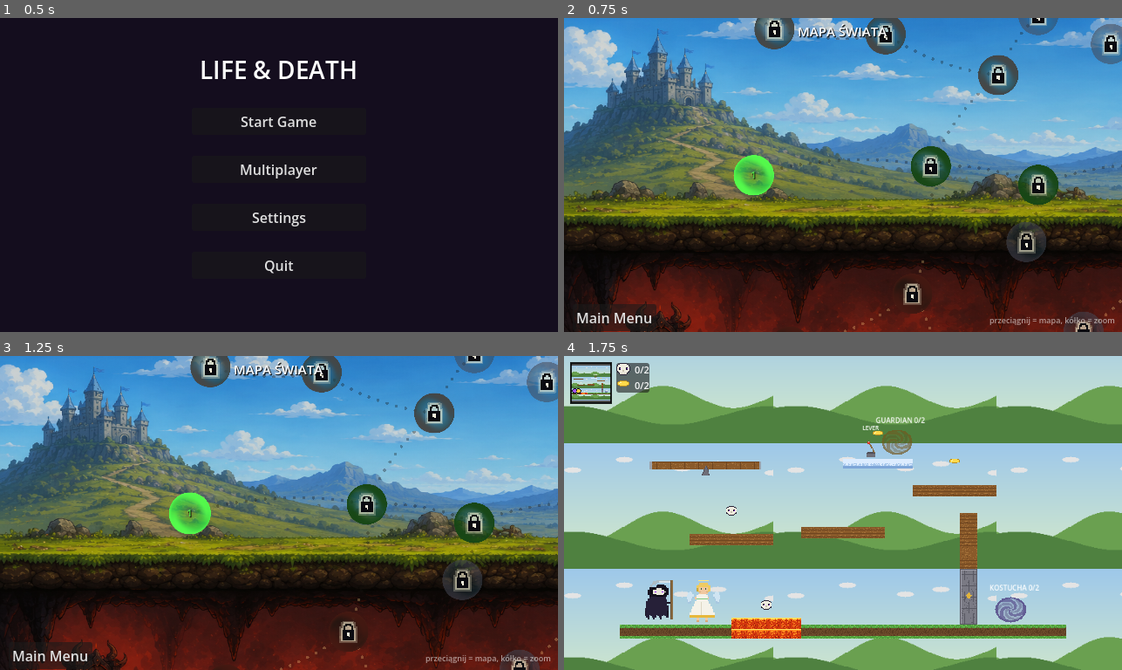
Above: before the commit, frames 1-4 (two rows, left to right).
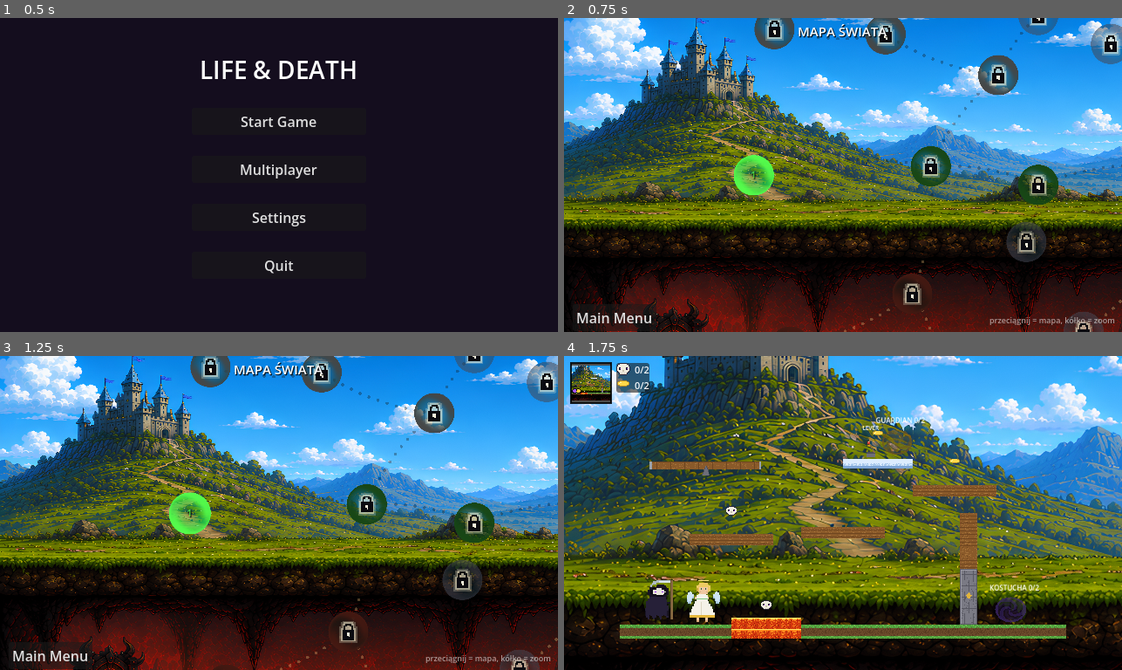
Above: after the commit, the same moments.

Repository: mionsek/life-death
Game: Godot game, scene res://scenes/ui/MainMenu.tscn
The game is run twice, just before and just after one commit, with the same random seed, the same clock (stepped at 60 frames per second) and the same inputs.
Inputs:
- Up to frame 1 (0.5 s): no input
- Up to frame 2 (0.75 s): click "Start Game" at 0.5 s
- Up to frame 3 (1.25 s): no input
- Up to frame 4 (1.75 s): click "1" at 1.25 s

Frame 1 is identical in both runs. In frame 2, 68% of the frame differs, in the area x 0-100%, y 0-100%; in frame 3, 68%; in frame 4, 91%.

Commit message:
feat: level backdrops as zoomed crops of the world map (016)
- level_base._setup_background() swaps each level's flat backdrop for an
  AtlasTexture crop of bg1.png centered on the level's LEVEL_GRAPH position,
  so Earth levels get the hill/castle slice, Heaven gets sky, Hell gets the
  red band. Works for WorldEnv (earth) and Bg (heaven/hell) nodes and also
  when a scene is launched directly via F6 (match by scene path); scenes
  without a graph entry keep their original background.
- BG_CROP_FRACTION (0.42) controls the zoom; crops scale with the image
  size, so bg1.png upgraded to 3072x2048 with no code changes.
- Original 1536x1024 image kept as art/bg1_old.png, outside game/ so it is
  not imported or shipped.
- ROADMAP: backlog entries for minimap polish and porting the second
  laptop's skulls+hearts collectibles; 015/016 session notes.

Co-Authored-By: Claude Fable 5 <noreply@anthropic.com>

Diff:
--- a/game/scripts/levels/level_base.gd
+++ b/game/scripts/levels/level_base.gd
@@ -2,6 +2,13 @@
 
 const MINIMAP_SCENE := preload("res://scenes/ui/Minimap.tscn")
 const COIN_HUD_SCENE := preload("res://scenes/ui/CoinHud.tscn")
+
+const WORLD_BG := preload("res://assets/background/bg1.png")
+# LEVEL_GRAPH positions live on this world-map canvas (see level_select.gd).
+const MAP_CANVAS_SIZE := Vector2(1280, 720)
+# Fraction of bg1's height covered by a level's backdrop crop — smaller means
+# a tighter zoom on the level's spot on the world map.
+const BG_CROP_FRACTION := 0.42
 
 # World-space size of this level; override in bigger scenes so the camera
 # limits and the minimap cover the full playfield.
@@ -22,6 +29,7 @@
 func _ready() -> void:
 	$TouchControls.set_player($Player)
 	$TouchControlsP2.set_player($Guardian)
+	_setup_background()
 	_setup_camera()
 	_setup_minimap()
 	_setup_multiplayer_authority()
@@ -29,6 +37,46 @@
 	_setup_collectibles.call_deferred()
 	if NetworkManager.state == NetworkManager.State.CONNECTED:
 		NetworkManager.peer_disconnected_in_game.connect(_on_peer_disconnected)
+
+
+# Swaps the scene's flat backdrop for a zoomed-in crop of the hand-drawn world
+# map (bg1.png), centered on this level's position on the map — each level is
+# visually anchored to the spot the player picked on the world map. Levels
+# without a backdrop node or a graph entry keep their original background.
+func _setup_background() -> void:
+	var bg: TextureRect = get_node_or_null("WorldEnv")
+	if bg == null:
+		bg = get_node_or_null("Bg")
+	if bg == null:
+		return
+	var data = LevelManager.get_level(LevelManager.current_level_id)
+	if data == null or data.scene_path != scene_file_path:
+		data = _find_level_by_scene()
+	if data == null:
+		return
+	var img_size := Vector2(WORLD_BG.get_size())
+	# map_pos is in world-map canvas pixels; bg1 is drawn stretched over that
+	# canvas, so rescale the focus point to the image's own pixels.
+	var focus: Vector2 = data.map_pos * img_size / MAP_CANVAS_SIZE
+	var crop_h: float = img_size.y * BG_CROP_FRACTION
+	var crop := Vector2(crop_h * bg.size.x / bg.size.y, crop_h)
+	if crop.x > img_size.x:
+		crop *= img_size.x / crop.x
+	var atlas := AtlasTexture.new()
+	atlas.atlas = WORLD_BG
+	atlas.region = Rect2((focus - crop / 2.0).clamp(Vector2.ZERO, img_size - crop), crop)
+	bg.texture = atlas
+	bg.expand_mode = TextureRect.EXPAND_IGNORE_SIZE
+	bg.stretch_mode = TextureRect.STRETCH_SCALE
+
+
+# Finds this scene's graph entry by scene path, so the backdrop also works
+# when the scene is launched directly from the editor (F6).
+func _find_level_by_scene():
+	for data in LevelManager.get_all_levels():
+		if data.scene_path == scene_file_path:
+			return data
+	return null
 
 
 # Clamps the follow camera to the level bounds. When the zoomed-out view is
Binary file changed: game/assets/background/bg1.png
Not shown, added: art/bg1_old.png
Not shown, changed: docs/ROADMAP.md
